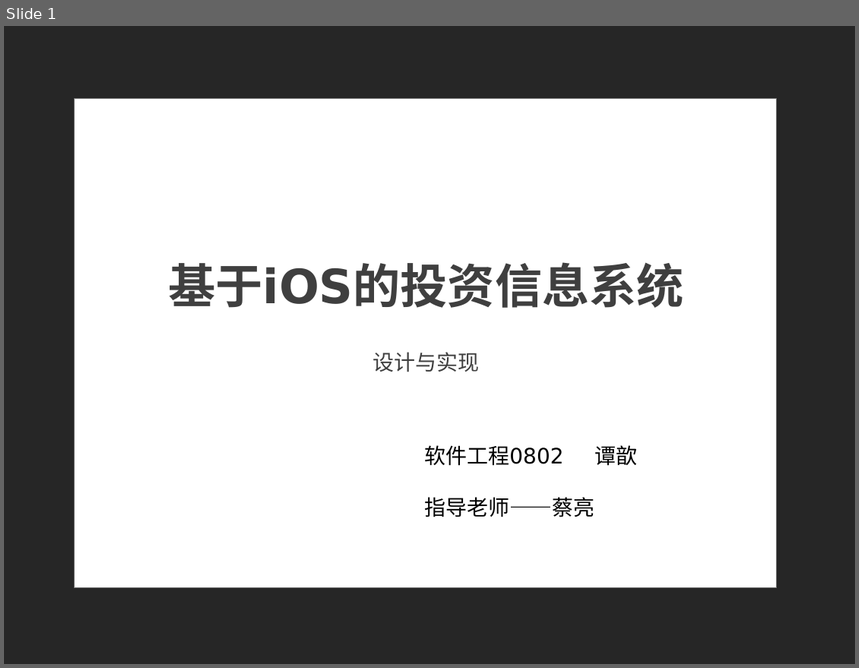
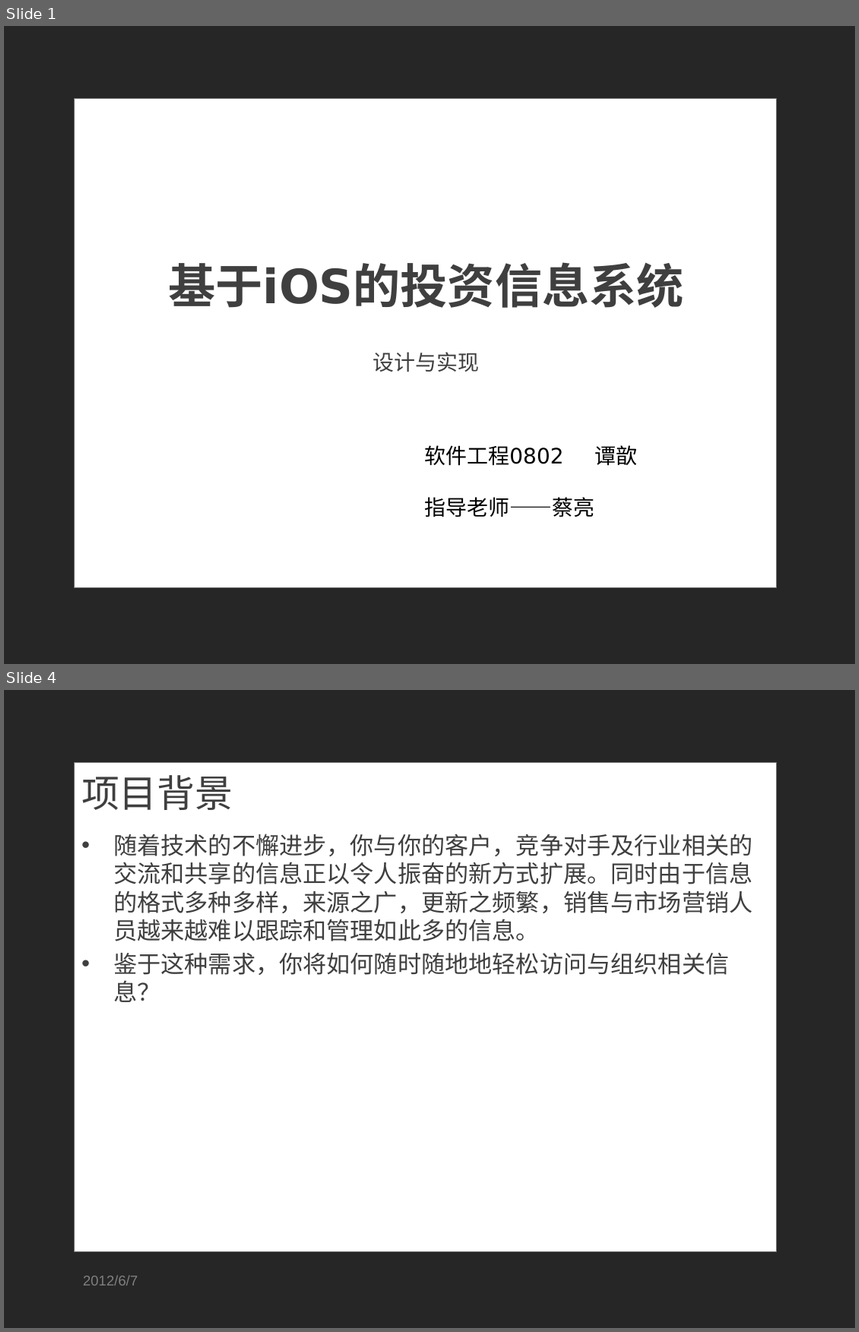
Before and after one commit to SoSkyrim/ricky-tan, a slide deck: work/毕业设计_答辩.pptx. Shown one above the other, each under a label of ours: slide 1 before the commit, slides 1 and 4 after it; the slides between them are not shown. The pictures are 859x668 and 859x1332 pixels, drawn with LibreOffice and Linux fonts; fonts in the diff are those of the drawing; background and template pictures are left out. Boxes give left, top, right and bottom in pixels: in the first picture for what was removed or moved away, otherwise in the second. Text is boxed around its words. In the diff, an @@ line names an element or a change of style, - is before the commit and + after.

```diff
--- a/work/毕业设计_答辩.pptx
+++ b/work/毕业设计_答辩.pptx
@@ slide 4 added at box(4, 690, 855, 1328), background picture (left out); not listed: 1 template element that a slide beside it also shows @@
@@ title added at box(82, 775, 233, 810), 32 pt, text #3F3F3F @@
+项目背景
@@ text added at box(113, 834, 753, 1002), 20 pt, text #3F3F3F @@
+• 随着技术的不懈进步，你与你的客户，竞争对手及行业相关的交流和共享的信息正以令人振奋的新方式扩展。同时由于信息的格式多种多样，来源之广，更新之频繁，销售与市场营销人员越来越难以跟踪和管理如此多的信息。
+• 鉴于这种需求，你将如何随时随地地轻松访问与组织相关信息？
@@ text added at box(83, 1275, 139, 1286), 12 pt, text #7F7F7F @@
+2012/6/7
```
Also in this commit, not shown: 19 slides changed, 4 other files.
